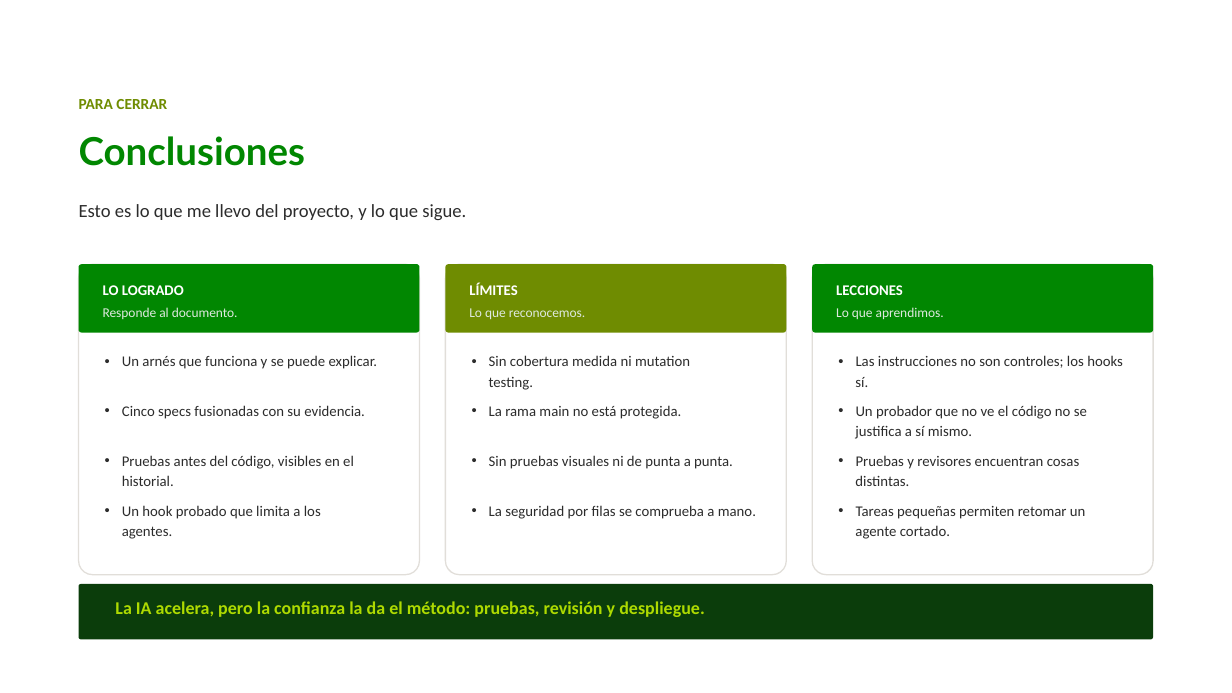
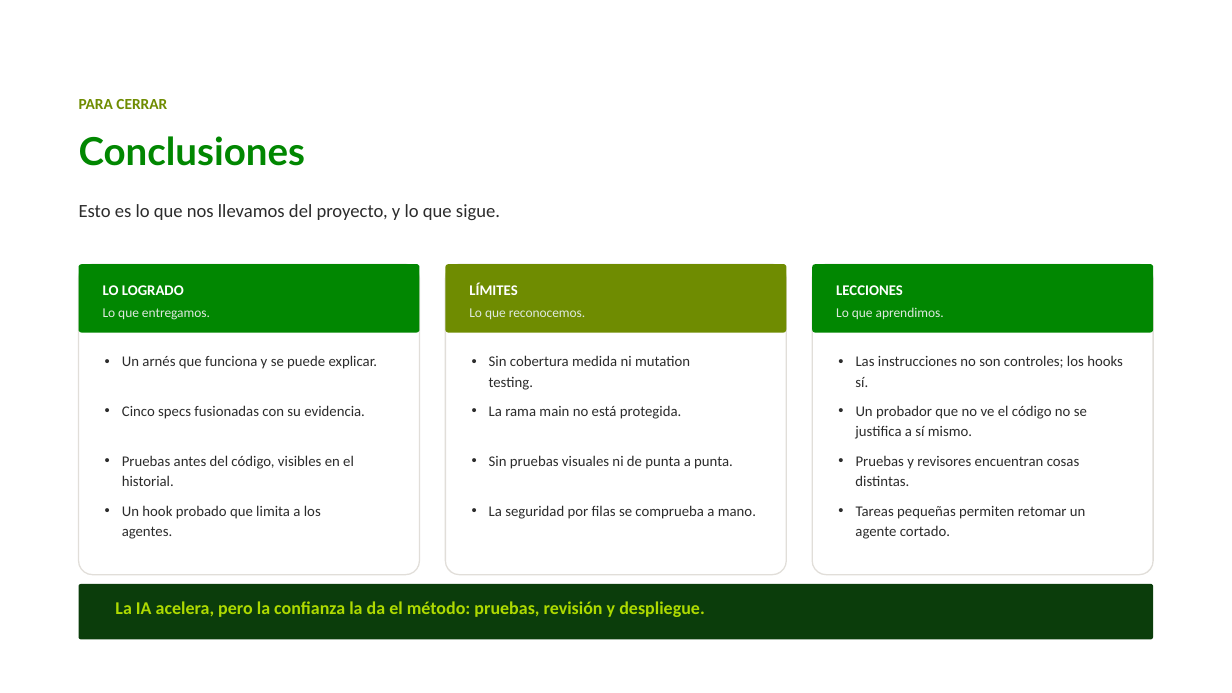
Before and after one commit to juandadevp/cuentasclaras, a slide deck: slide 12 of docs/Exposicion_Cuentas_Claras.pptx. Drawn at 1232x693 pixels with LibreOffice and Linux fonts; fonts in the diff are those of the drawing; background and template pictures are left out. Boxes give left, top, right and bottom in pixels: in the first picture for what was removed or moved away, otherwise in the second. Text is boxed around its words. In the diff, an @@ line names an element or a change of style, - is before the commit and + after.

```diff
--- a/docs/Exposicion_Cuentas_Claras.pptx
+++ b/docs/Exposicion_Cuentas_Claras.pptx
@@ text at bbox=[79, 204, 500, 220]: text changed @@
-Esto es lo que me llevo del proyecto, y lo que sigue.
+Esto es lo que nos llevamos del proyecto, y lo que sigue.
@@ text at bbox=[103, 308, 210, 320]: text changed @@
-Responde al documento.
+Lo que entregamos.
```
Also in this commit, not shown: 1 other slide changed, 1 other file.
